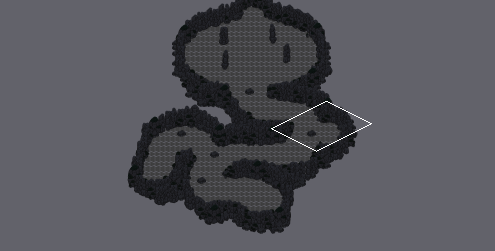
Level history. Tiled map: assets/mapa/map_cave.tmx. Above, an overview of the earlier version with the close-up marked.
Close-up. Before the edit:
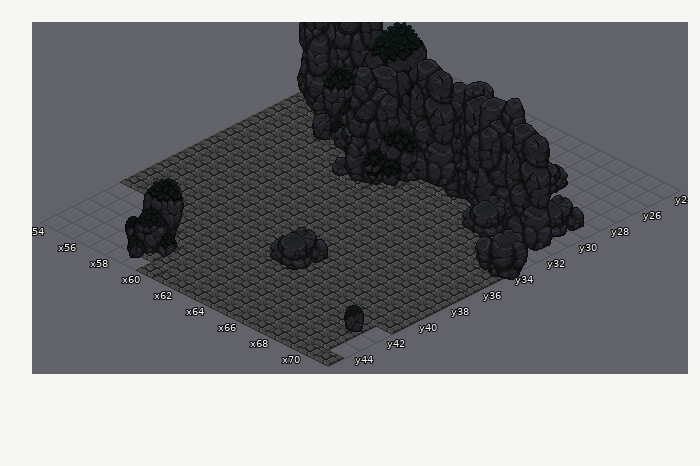
Cells are 32x16 px. Isometric: x runs down to the right, y down to the left. Shown: x 54..71, y 24..45. The commit also changed other parts of the map, which this record leaves out.
New version:
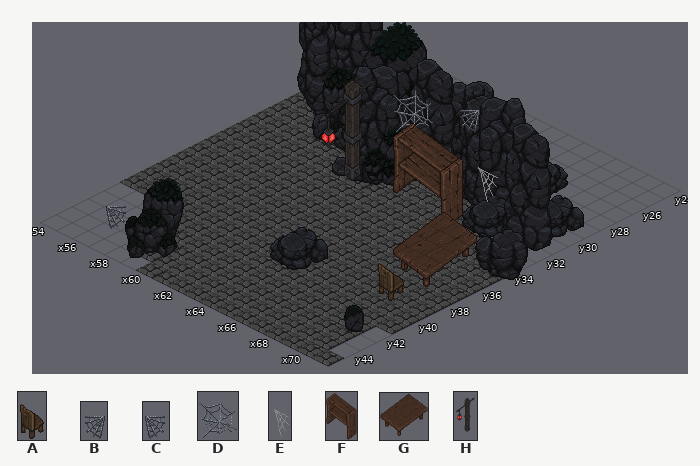
Key: from "Objetos_Cenario": A 18 flipped left-right "Generic_Chair_01_E", B 19 "Generic_Cobweb_01_A", C 19 flipped left-right "Generic_Cobweb_01_A", D 20 "Generic_Cobweb_01_B", E 21 flipped left-right "Generic_Cobweb_01_C", F 27 "Generic_Shelf_02_B", G 28 "Generic_Table_01_C", H 58 "WraithIsland_Lucent_Lamp".
_ is an empty cell.
Tiles of an added or newly shown layer are drawn over the layers below it.
What changed:
Layer "Teias" (added):
y 26: x 61 _ -> B
y 28: x 59 _ -> D
y 30: x 66 _ -> E
y 43: x 56 _ -> C
Layer "Objetos_Cenario" (added):
y 34: x 65 _ -> F
y 35: x 61 _ -> H
y 38: x 69 _ -> G
y 39: x 69 _ -> A
Pixel boxes of the changes (left, top, right, bottom) in both close-ups:
added: (317, 79, 498, 301)
added: (106, 206, 126, 229)
